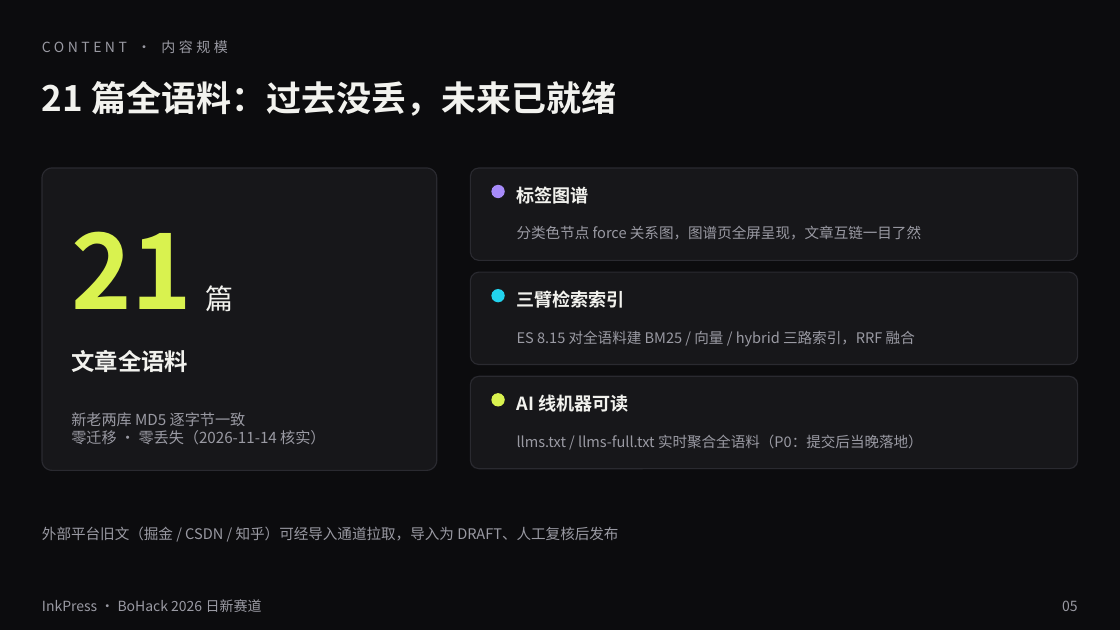
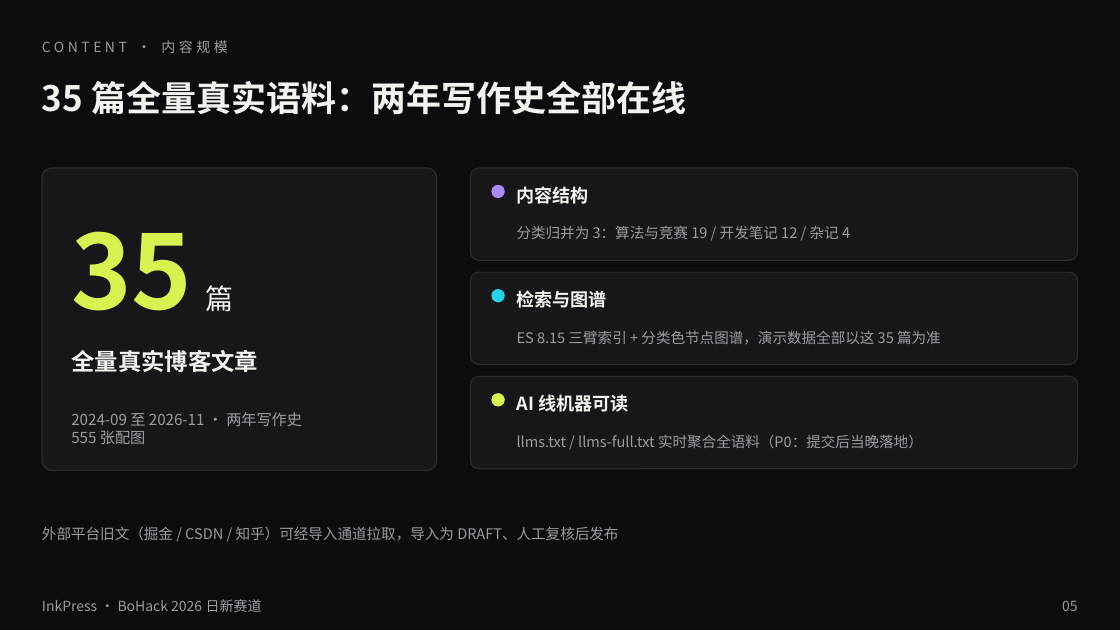
Before and after one commit to lggyx/inkpress2agent, a slide deck: slide 5 of docs/InkPress-BoHack2026-路演.pptx. Drawn at 1120x630 pixels with LibreOffice and Linux fonts; fonts in the diff are those of the drawing. Boxes give left, top, right and bottom in pixels: in the first picture for what was removed or moved away, otherwise in the second. Text is boxed around its words. In the diff, an @@ line names an element or a change of style, - is before the commit and + after.

Commit message:
docs(pitch): 内容规模页口径变更——21 篇→35 篇全量真实博客（两年写作史/555 张配图/分类 3 归并），检索图谱以 35 篇为准

```diff
--- a/docs/InkPress-BoHack2026-路演.pptx
+++ b/docs/InkPress-BoHack2026-路演.pptx
@@ text at (42, 81, 686, 115): text changed @@
-21 篇全语料：过去没丢，未来已就绪
+35 篇全量真实语料：两年写作史全部在线
@@ text at (517, 186, 589, 204): text changed @@
-标签图谱
+内容结构
@@ text at (71, 231, 233, 312): text changed @@
-21 篇
+35 篇
@@ text at (517, 226, 850, 239): text changed @@
-分类色节点 force 关系图，图谱页全屏呈现，文章互链一目了然
+分类归并为 3：算法与竞赛 19 / 开发笔记 12 / 杂记 4
@@ text at (517, 290, 607, 308): text changed @@
-三臂检索索引
+检索与图谱
@@ text at (71, 350, 258, 372): text changed @@
-文章全语料
+全量真实博客文章
@@ text at (517, 331, 941, 344): text changed @@
-ES 8.15 对全语料建 BM25 / 向量 / hybrid 三路索引，RRF 融合
+ES 8.15 三臂索引 + 分类色节点图谱，演示数据全部以这 35 篇为准
@@ text at (71, 412, 302, 444): text changed @@
-新老两库 MD5 逐字节一致
-零迁移 · 零丢失（2026-11-14 核实）
+2024-09 至 2026-11 · 两年写作史
+555 张配图
```
